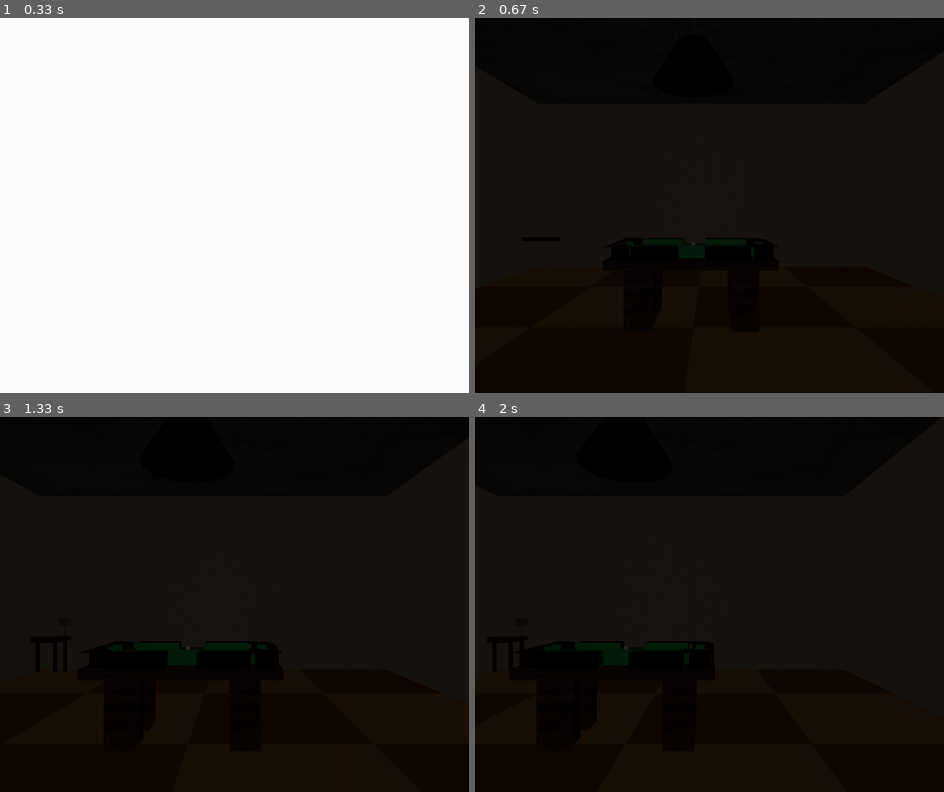
Above: before the commit, frames 1-4 (two rows, left to right).
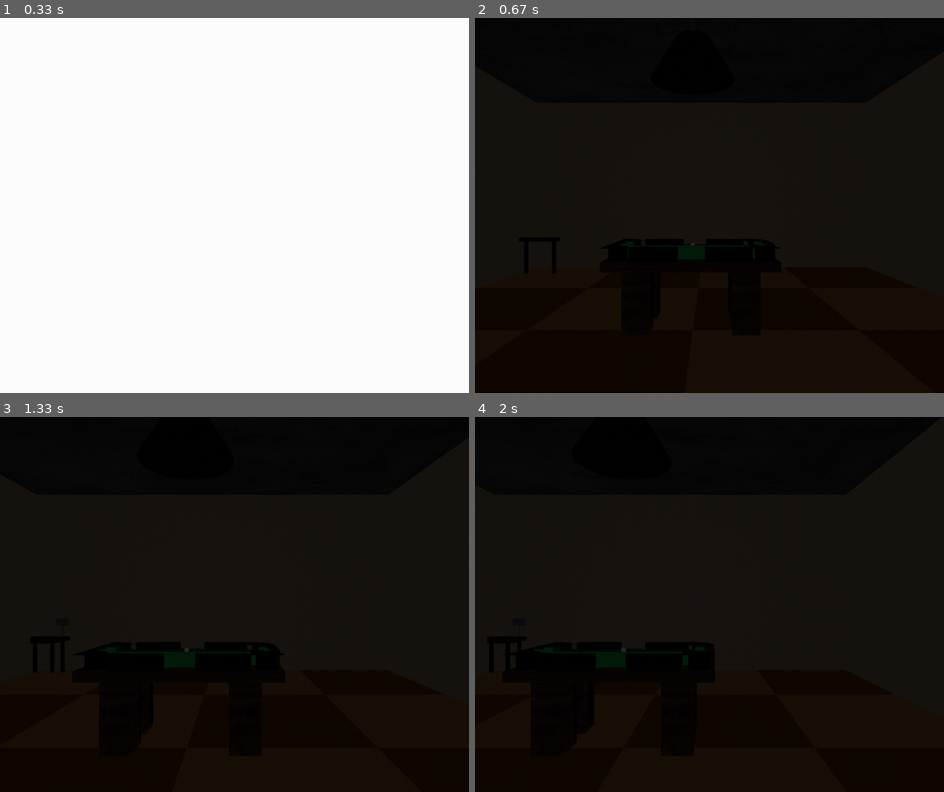
Above: after the commit, the same moments.

Repository: mikepmerritt/graphics-project-3
Game: pygame game, started from interactive_scene_pygame.py
Same seed, same stepped clock (60 frames per second), same inputs: the game is played once before the commit and once after it.
Inputs:
- Up to frame 1 (0.33 s): no input
- Up to frame 2 (0.67 s): hold D from 0.33 s (still down)
- Up to frame 3 (1.33 s): release D at 0.8 s; hold W 0.83-1.3 s
- Up to frame 4 (2 s): hold D 1.33-1.8 s; hold A from 1.83 s (still down)

Frame 1 is identical in both runs. In frame 2, 0.2% of the frame differs, in the area x 31-62%, y 59-65%; in frame 3, 0.4%; in frame 4, 0.4%, in the area x 2-49%, y 58-67%.

Commit message:
force player to stay within room bounds

Diff:
--- a/camera.py
+++ b/camera.py
@@ -77,6 +77,23 @@
         self.eye.y += dv
         self.eye.z += du * u.dz + dn * n.dz
 
+        # TODO: find a more efficient way to do bounds checking
+        # forcing the camera in the room boundaries
+        self.eye.x = min(self.eye.x, self.max_room_bound_x - 1)
+        self.eye.x = max(self.eye.x, self.min_room_bound_x + 1)
+        self.eye.z = min(self.eye.z, self.max_room_bound_z - 1)
+        self.eye.z = max(self.eye.z, self.min_room_bound_z + 1)
+
+        # TODO: find a more efficient way to do bounds checking
+        # force the camera off of the walls of objects
+        # TODO: fix issue causing camera to get stuck in objects
+        # for ((min_obj_bound_x, min_obj_bound_z), (max_obj_bound_x, max_obj_bound_z)) in self.obstacle_bounding_boxes:
+        #     if self.eye.x <= max_obj_bound_x + 1 and self.eye.x >= min_obj_bound_x - 1 and self.eye.z <= max_obj_bound_z + 1 and self.eye.z >= min_obj_bound_z - 1:
+        #         self.eye.x = max(self.eye.x, max_obj_bound_x - 1)
+        #         self.eye.x = min(self.eye.x, min_obj_bound_x + 1)
+        #         self.eye.z = max(self.eye.z, max_obj_bound_z - 1)
+        #         self.eye.z = min(self.eye.z, min_obj_bound_z + 1)
+
     def turn(self, angle):
         """ Turn the camera by the given angle"""
         self.lookAngle += angle
@@ -89,8 +106,15 @@
 
         # TODO: if updating up axis, can support 90 degree angles
         # clamping the angle between -90 and 90
-        # TODO: determine if this is the correct way to do this
         resultant_angle = min(89, resultant_angle)
         resultant_angle = max(-89, resultant_angle)
 
         self.pitchAngle = resultant_angle
+
+    def add_obstacle_bounding_boxes(self, boxes):
+        """ Load all object bounding boxes for collision detection. """
+        self.obstacle_bounding_boxes = boxes
+
+    def add_room_boundaries(self, bounds):
+        """ Load room bounding bounds for collision detection. """
+        ((self.min_room_bound_x, self.min_room_bound_z), (self.max_room_bound_x, self.max_room_bound_z)) = bounds
--- a/interactive_scene_pygame.py
+++ b/interactive_scene_pygame.py
@@ -168,6 +168,15 @@
     ),
 ]
 
+# Bounding box for room (xz-plane only)
+room_bounds = ((-40, -40), (40, 40))
+
+# Bounding boxes for obstacles (xz-plane only)
+obstacles = [
+    ((-39, -37), (-31, -31)),   # Side table boundaries
+    ((-9, -5), (9, 5)),         # Pool table boundaries
+]
+
 # Window data
 window_dimensions = (1000, 800)
 name = b'Project 2'
@@ -183,6 +192,8 @@
     camera.eye = Point(0, 15, 40)  # Position the camera
     camera.look = Point(0, 0, 0)  # Look at the center of the scene
     camera.up = Vector(Point(0, 1, 0))  # Set up vector
+    camera.add_room_boundaries(room_bounds) # Add bounding box for room
+    camera.add_obstacle_bounding_boxes(obstacles) # Add bounding boxes for objects
 
     # Enters the main loop.
     # Displays the window and starts listening for events.
